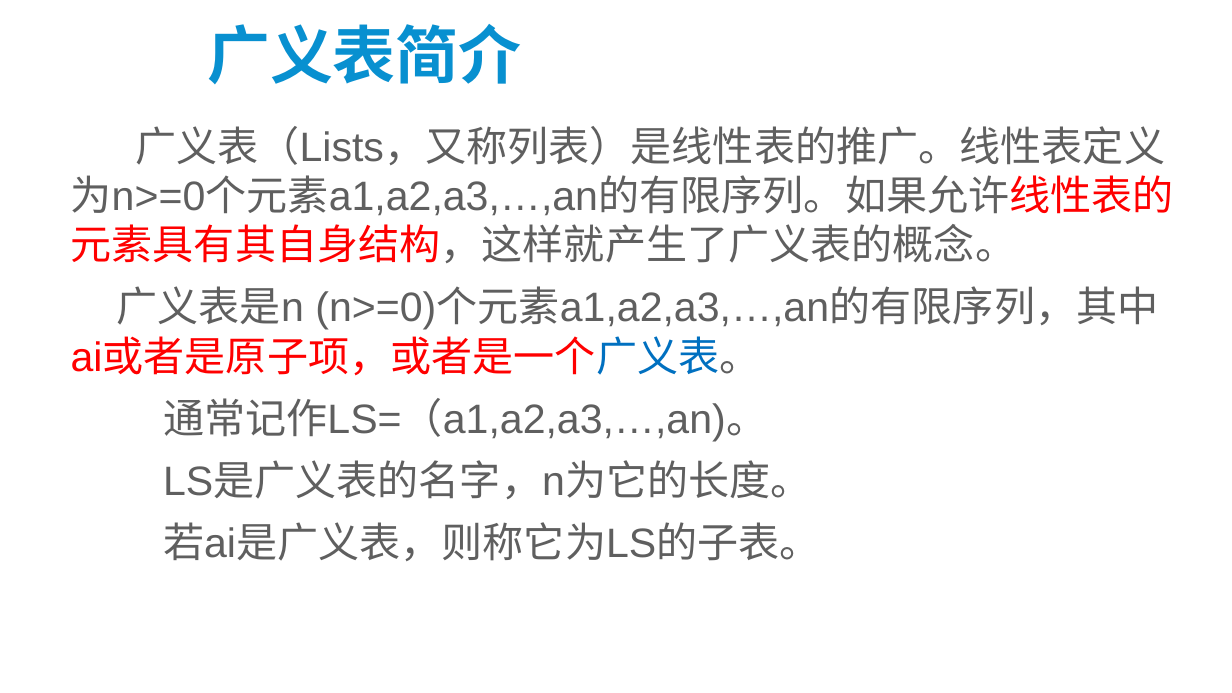
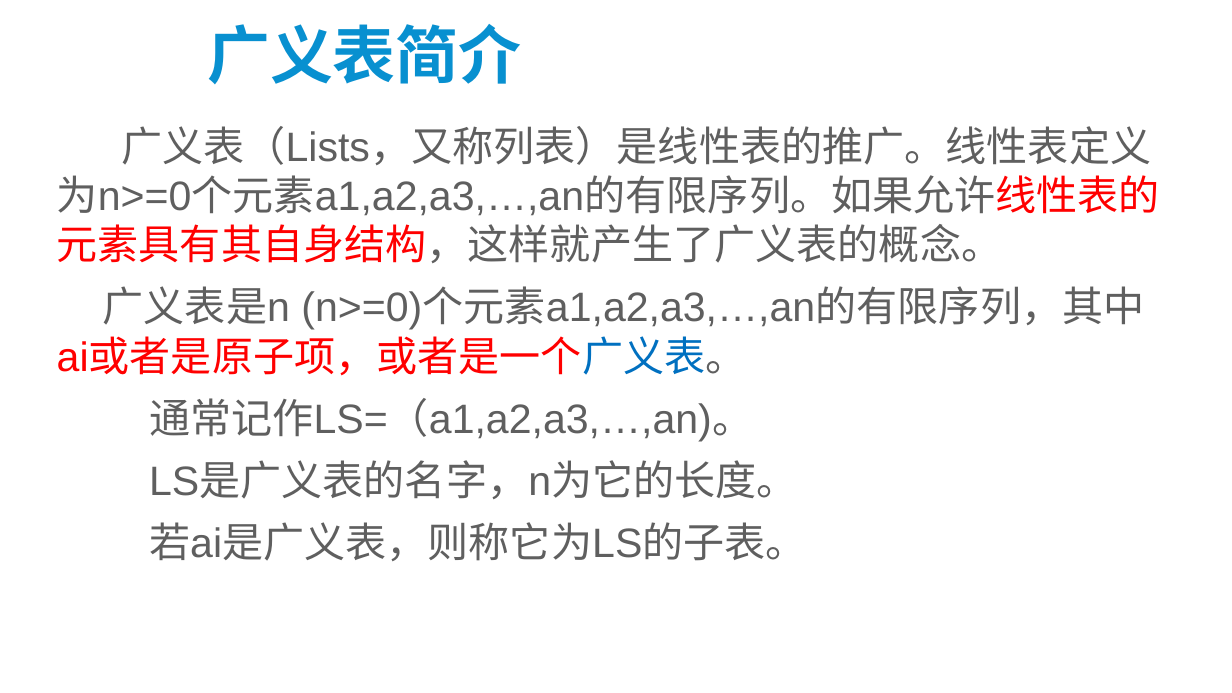
Before and after one commit to liupengyuan/Data_structure, a slide deck: slide 149 of 11.ppt (slide 148 before the commit). Drawn at 1232x693 pixels with LibreOffice and Linux fonts; fonts in the diff are those of the drawing. Boxes give left, top, right and bottom in pixels: in the first picture for what was removed or moved away, otherwise in the second. Text is boxed around its words. In the diff, an @@ line names an element or a change of style, - is before the commit and + after.

```diff
--- a/11.ppt
+++ b/11.ppt
@@ text "广义表（Lists，又称列表）是线性表的推广。线性表定义为n>=0个元素a1,a2,a3,…,an的有限序列。如果允许线 ...": place and size @@
-text "广义表（Lists，又称列表）是线性表的推广。线性表定义为n>=0个元素a1,a2,a3,…,an的有限序列。如果允许线 ..." at (71, 126, 1174, 561)
+text "广义表（Lists，又称列表）是线性表的推广。线性表定义为n>=0个元素a1,a2,a3,…,an的有限序列。如果允许线 ..." at (57, 126, 1160, 561)
```
Also in this commit, not shown: 10 other slides changed, 1 slide added.
